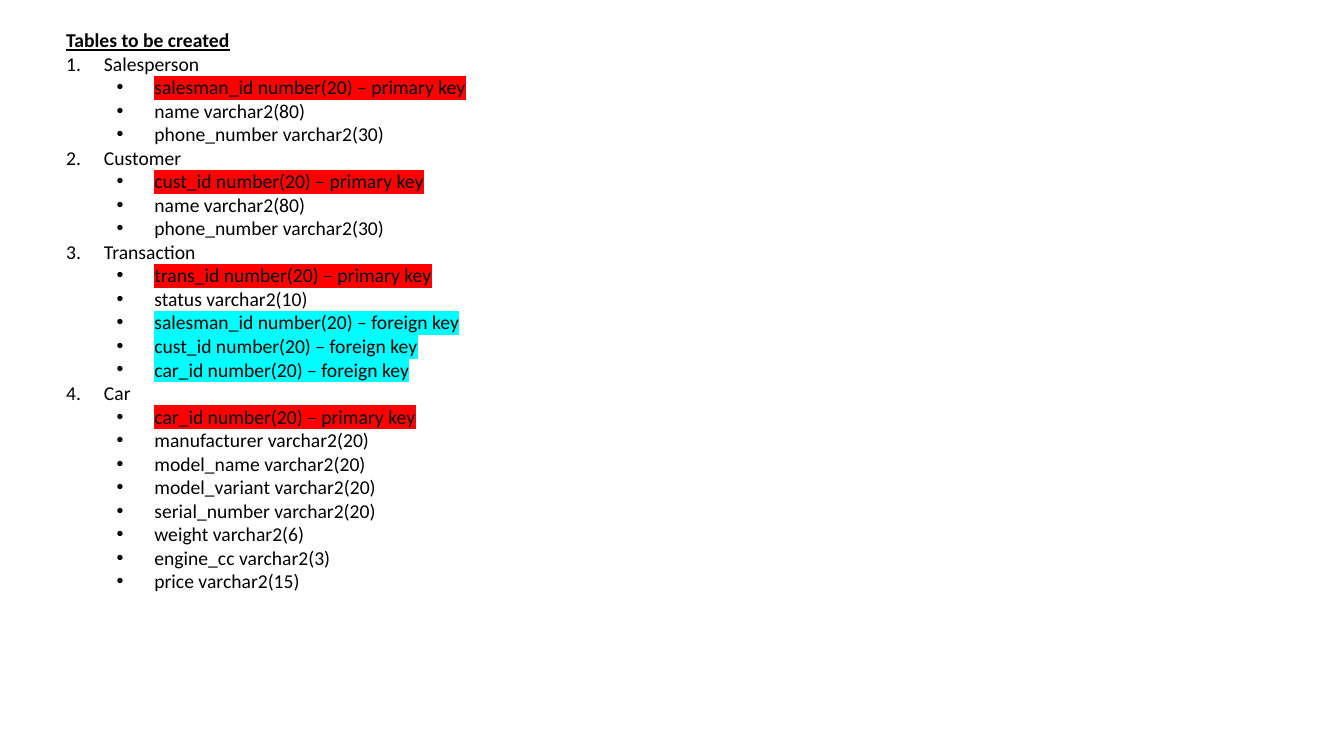
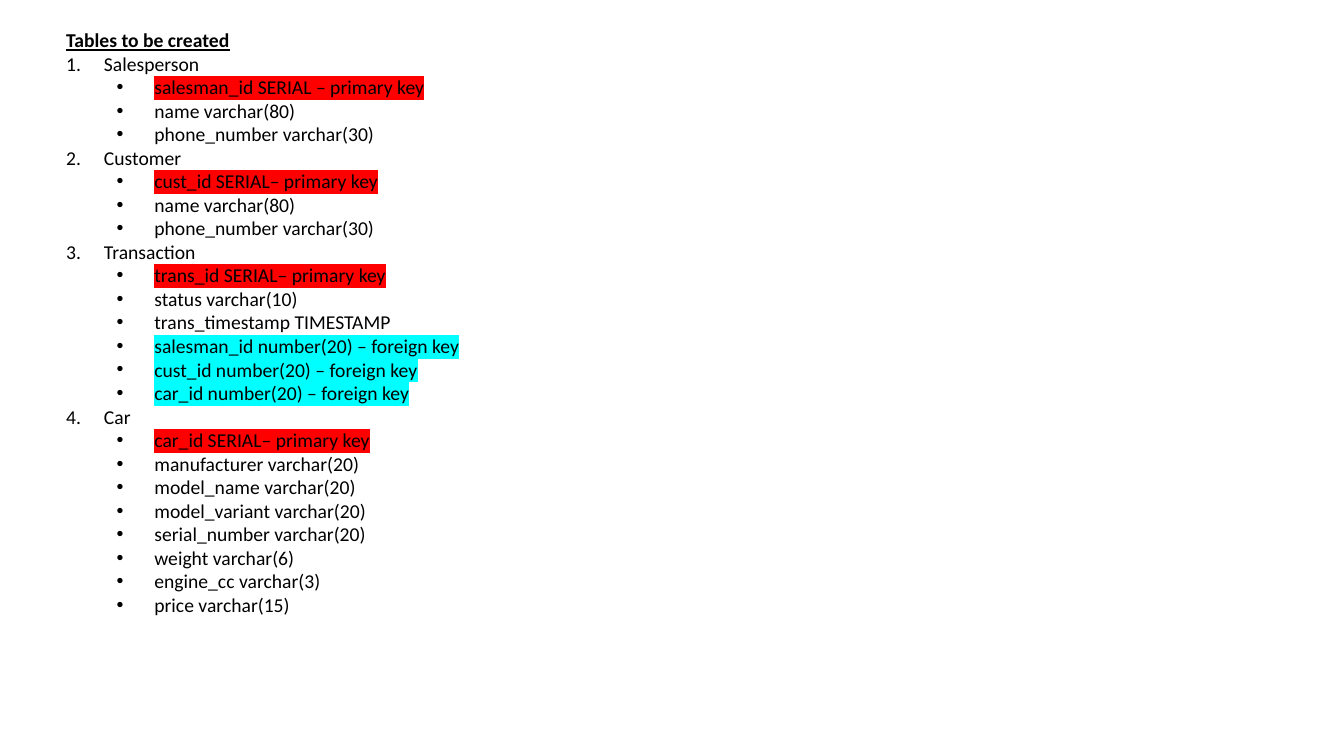
Before and after one commit to chuajingxiang/https---github.com-chuajingxiang-dataeng_test_1, a slide deck: slide 2 of Assignment_2/Er_Diagram_Assignment2.pptx. Drawn at 1344x756 pixels with LibreOffice and Linux fonts; fonts in the diff are those of the drawing. Boxes give left, top, right and bottom in pixels: in the first picture for what was removed or moved away, otherwise in the second. Text is boxed around its words. In the diff, an @@ line names an element or a change of style, - is before the commit and + after.

```diff
--- a/Assignment_2/Er_Diagram_Assignment2.pptx
+++ b/Assignment_2/Er_Diagram_Assignment2.pptx
@@ text at box(154, 80, 424, 144): text changed @@
-  • salesman_id number(20) – primary key
-  • name varchar2(80)
-  • phone_number varchar2(30)
+  • salesman_id SERIAL – primary key
+  • name varchar(80)
+  • phone_number varchar(30)
@@ text at box(154, 174, 378, 238): text changed @@
-  • cust_id number(20) – primary key
-  • name varchar2(80)
-  • phone_number varchar2(30)
+  • cust_id SERIAL– primary key
+  • name varchar(80)
+  • phone_number varchar(30)
@@ text at box(154, 268, 391, 332): text changed @@
-  • trans_id number(20) – primary key
-  • status varchar2(10)
+  • trans_id SERIAL– primary key
+  • status varchar(10)
+  • trans_timestamp TIMESTAMP
@@ text at box(154, 433, 370, 615): text changed @@
-  • car_id number(20) – primary key
-  • manufacturer varchar2(20)
-  • model_name varchar2(20)
-  • model_variant varchar2(20)
-  • serial_number varchar2(20)
-  • weight varchar2(6)
-  • engine_cc varchar2(3)
-  • price varchar2(15)
+  • car_id SERIAL– primary key
+  • manufacturer varchar(20)
+  • model_name varchar(20)
+  • model_variant varchar(20)
+  • serial_number varchar(20)
+  • weight varchar(6)
+  • engine_cc varchar(3)
+  • price varchar(15)
```
Also in this commit, not shown: 5 other files.
